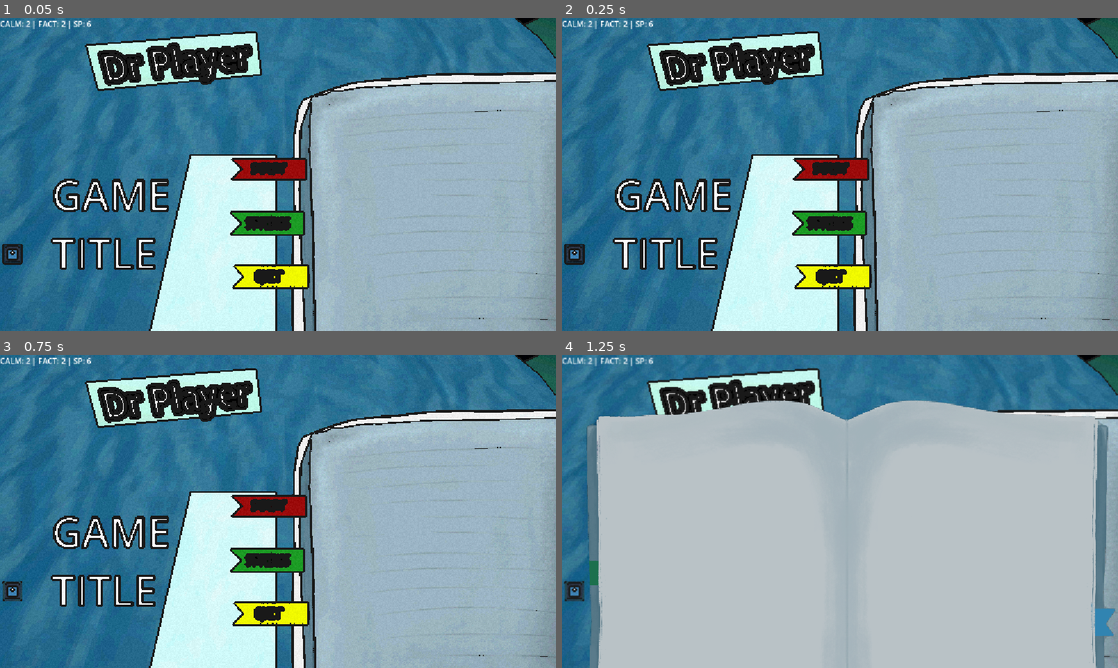
Above: before the commit, frames 1-4 (two rows, left to right).
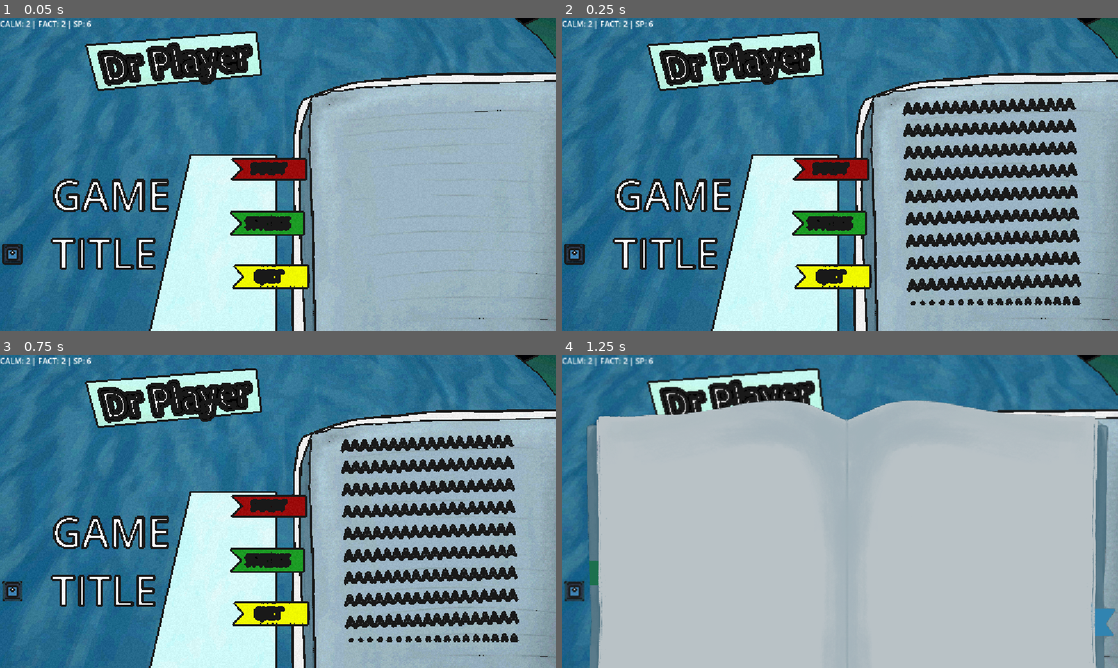
Above: after the commit, the same moments.

Repository: Blulow/octavuss_office
Game: Godot game, scene res://scenes/main_menu.tscn
Two runs of this game, one before a commit and one after it. Both use one fixed random seed, a clock stepped at 60 frames per second and the inputs below. The engine's default icon, where the game draws it, is replaced by a stand-in: a white triangle on a blue panel in a dark square.
Inputs (mouse positions are in pixels of both pictures, inside the frame that each line leads up to):
- Up to frame 1 (0.05 s): no input
- Up to frame 2 (0.25 s): no input
- Up to frame 3 (0.75 s): click (11, 589) at 0.5 s
- Up to frame 4 (1.25 s): no input

Frame 1 is identical in both runs. In frame 2, 8.7% of the frame differs, in the area x 61-94%, y 25-92%; in frame 3, 8.7%; in frame 4, nothing differs.

Commit message:
add: curved page text

Diff:
--- /dev/null
+++ b/assets/shader/curve_plane.gdshader
@@ -0,0 +1,16 @@
+shader_type spatial;
+
+uniform float curve_strength : hint_range(-1.0, 1.0) = 0.1;
+
+uniform sampler2D albedo_tex : source_color;
+uniform vec4 albedo_color : source_color = vec4(1.0);
+
+void vertex() {
+    VERTEX.y -= (VERTEX.x * VERTEX.x) * curve_strength;
+}
+
+void fragment() {
+	vec4 tex_color = texture(albedo_tex, UV);
+    ALBEDO = tex_color.rgb * albedo_color.rgb;
+    ALPHA = tex_color.a * albedo_color.a;
+}
--- /dev/null
+++ b/scenes/curved_page.tscn
@@ -0,0 +1,54 @@
+[gd_scene format=3 uid="uid://dfppk43mgk0cj"]
+
+[ext_resource type="Shader" uid="uid://bl1mycnmgx5di" path="res://assets/shader/curve_plane.gdshader" id="1_3v0ws"]
+[ext_resource type="Script" uid="uid://xlfi8x6u8udp" path="res://scripts/curved_page.gd" id="2_551yg"]
+
+[sub_resource type="PlaneMesh" id="PlaneMesh_u8ny3"]
+subdivide_width = 32
+subdivide_depth = 32
+
+[sub_resource type="ViewportTexture" id="ViewportTexture_uguvf"]
+viewport_path = NodePath("CurvedPage/SubViewport")
+
+[sub_resource type="ShaderMaterial" id="ShaderMaterial_drhbd"]
+resource_local_to_scene = true
+render_priority = 0
+shader = ExtResource("1_3v0ws")
+shader_parameter/curve_strength = 0.43900006835249994
+shader_parameter/albedo_tex = SubResource("ViewportTexture_uguvf")
+shader_parameter/albedo_color = Color(1, 1, 1, 1)
+
+[node name="Page" type="MeshInstance3D" unique_id=1650568177]
+mesh = SubResource("PlaneMesh_u8ny3")
+surface_material_override/0 = SubResource("ShaderMaterial_drhbd")
+script = ExtResource("2_551yg")
+text = "asdsdsadadsaasd
+asdsad
+sadsa
+dsadsad
+asdas
+dsad"
+
+[node name="CurvedPage" type="Node3D" parent="." unique_id=1949387181]
+
+[node name="Camera3D" type="Camera3D" parent="CurvedPage" unique_id=718914352]
+transform = Transform3D(1, 0, 0, 0, 0.36614603, 0.93055737, 0, -0.93055737, 0.36614603, 0, 0.8260863, 0.40006196)
+
+[node name="SubViewport" type="SubViewport" parent="CurvedPage" unique_id=1528000903]
+transparent_bg = true
+
+[node name="Label" type="Label" parent="CurvedPage/SubViewport" unique_id=1435993062]
+anchors_preset = 8
+anchor_left = 0.5
+anchor_top = 0.5
+anchor_right = 0.5
+anchor_bottom = 0.5
+offset_left = -68.0
+offset_top = -11.5
+offset_right = 68.0
+offset_bottom = 11.5
+grow_horizontal = 2
+grow_vertical = 2
+theme_override_font_sizes/font_size = 29
+text = "
+"
--- a/scenes/main_menu.tscn
+++ b/scenes/main_menu.tscn
@@ -12,8 +12,10 @@
 [ext_resource type="Texture2D" uid="uid://c6uedym22bktt" path="res://assets/images/page_3.PNG" id="10_j7ex8"]
 [ext_resource type="Texture2D" uid="uid://cf8mv0e3m0lhw" path="res://assets/images/page_2.PNG" id="11_a8gd2"]
 [ext_resource type="Script" uid="uid://e8qm7l8bibq6" path="res://scripts/ui/settings_panel.gd" id="12_7b55j"]
+[ext_resource type="PackedScene" uid="uid://dfppk43mgk0cj" path="res://scenes/curved_page.tscn" id="12_a8gd2"]
 [ext_resource type="PackedScene" uid="uid://db0cmrkkmfc16" path="res://scenes/game.tscn" id="12_flqon"]
 [ext_resource type="PackedScene" uid="uid://djtxrqeg6047t" path="res://scenes/settings menu.tscn" id="13_5pajh"]
+[ext_resource type="Shader" uid="uid://bl1mycnmgx5di" path="res://assets/shader/curve_plane.gdshader" id="13_hstxw"]
 [ext_resource type="PackedScene" uid="uid://d37warxbuyts5" path="res://scenes/world/world_objects.tscn" id="13_rcqid"]
 [ext_resource type="Shader" uid="uid://dhmu2l8b2f010" path="res://assets/shader/papercam2d.gdshader" id="17_j7ex8"]
 
@@ -74,6 +76,20 @@
 "name": &"open",
 "speed": 5.0
 }]
+
+[sub_resource type="ViewportTexture" id="ViewportTexture_u8ny3"]
+viewport_path = NodePath("UI/Book/SubViewport")
+
+[sub_resource type="ViewportTexture" id="ViewportTexture_a8gd2"]
+viewport_path = NodePath("CurvedPage/SubViewport")
+
+[sub_resource type="ShaderMaterial" id="ShaderMaterial_hstxw"]
+resource_local_to_scene = true
+render_priority = 0
+shader = ExtResource("13_hstxw")
+shader_parameter/curve_strength = 0.6420000779950001
+shader_parameter/albedo_tex = SubResource("ViewportTexture_a8gd2")
+shader_parameter/albedo_color = Color(1, 1, 1, 1)
 
 [sub_resource type="PlaneMesh" id="PlaneMesh_drhbd"]
 size = Vector2(18.87, 12.31)
@@ -276,9 +292,27 @@
 offset_bottom = 300.94116
 scale = Vector2(0.68, 0.68)
 mouse_filter = 2
-texture = ExtResource("9_5pajh")
+texture = ExtResource("11_a8gd2")
 sprite_frames = SubResource("SpriteFrames_u8ny3")
 playing = false
+
+[node name="CurvedPageText" type="TextureRect" parent="UI/Book" unique_id=1499846475]
+layout_mode = 0
+offset_left = 45.0
+offset_top = -180.0
+offset_right = 557.0
+offset_bottom = 332.0
+texture = SubResource("ViewportTexture_u8ny3")
+
+[node name="SubViewport" type="SubViewport" parent="UI/Book" unique_id=1681019446]
+own_world_3d = true
+transparent_bg = true
+
+[node name="Page" parent="UI/Book/SubViewport" unique_id=1650568177 instance=ExtResource("12_a8gd2")]
+surface_material_override/0 = SubResource("ShaderMaterial_hstxw")
+camera_pos = Vector3(-1.02, 1, -0.015)
+camera_rot = Vector3(-1.555, 0, -0.01)
+font_size = 23
 
 [node name="Title" type="Label" parent="UI" unique_id=599290273]
 offset_left = 107.0
--- /dev/null
+++ b/scripts/curved_page.gd
@@ -0,0 +1,26 @@
+@tool
+extends MeshInstance3D
+
+@export var camera_pos: Vector3:
+	set(value):
+		camera_pos = value
+		$CurvedPage/Camera3D.position = value
+
+@export var camera_rot: Vector3:
+	set(value):
+		camera_rot = value
+		$CurvedPage/Camera3D.rotation = value
+
+@export var font_size: int:
+	set(value):
+		font_size = value
+		$CurvedPage/SubViewport/Label.add_theme_font_size_override("font_size", value)
+
+@export_multiline() var text: String:
+	set(value):
+		text = value
+		if is_inside_tree() and has_node("CurvedPage/SubViewport/Label"):
+			$CurvedPage/SubViewport/Label.text = value
+
+func _ready() -> void:
+	$CurvedPage/SubViewport/Label.text = text
--- a/scripts/mainmenu.gd
+++ b/scripts/mainmenu.gd
@@ -15,12 +15,68 @@
 @onready var settings: Strip2D = $UI/Book/Strips/TextureRect2/Strip2
 @onready var quit_game: Strip2D = $UI/Book/Strips/TextureRect3/Strip3
 @onready var book_sprite: AnimatedTextureRect = $UI/Book/AnimatedTextureRect
+var hovering: bool = false
 
 @onready var dialogues: Node3D = $Game
 
+@export_multiline var opening_text: String = """
+AAAAAAAAAAAAAAAAAA
+AAAAAAAAAAAAAAAAAA
+AAAAAAAAAAAAAAAAAA
+AAAAAAAAAAAAAAAAAA
+AAAAAAAAAAAAAAAAAA
+AAAAAAAAAAAAAAAAAA
+AAAAAAAAAAAAAAAAAA
+AAAAAAAAAAAAAAAAAA
+AAAAAAAAAAAAAAAAAA
+AAAAAAAAAAAAAAAAAA
+"""
+@onready var page_text: Node3D = $UI/Book/SubViewport/Page
+
+@onready var page_states: Array = [
+	{
+		"pos": Vector3(0.02, 1.0, -0.145),
+		"rot": Vector3(-1.565, 0.0, -0.03),
+		"curve": 0.0
+	},
+	{
+		"pos": Vector3(-0.31, 0.9, 0.1),
+		"rot": Vector3(-1.46, 0.0, -0.055),
+		"curve": 0.1
+	},
+	{
+		"pos": Vector3(-0.8, 0.8, 0.0),
+		"rot": Vector3(-1.555, 0.0, -0.01),
+		"curve": 0.3
+	},
+	{
+		"pos": Vector3(-3.0, 0.4, 0.2),
+		"rot": Vector3(-1.575, 0.0, -0.01),
+		"curve": 0.642
+	}
+]
+
+# 0
+# pos: (0.02, 1.0, -0.145)
+# rot: (1.565, 0.0, -0.03)
+# curve: 0.0
+# 1
+# pos: (-0.31, 0.9, 0.1)
+# rot: (-1.46, 0.0, -0.055)
+# curve: 0.1
+# 2
+# pos: (-0.8, 0.8, 0.0)
+# rot: (-1.555, 0.0, -0.01)
+# curve: 0.3
+# 3
+# pos: (-3.0, 0.4, 0.2)
+# rot: (-1.575, 0.0, -0.01)
+# curve: 0.642
+
+var page_timer: float = 0.0
+var page_interval: float = 1/10
+
 func _ready() -> void:
-
-
 	start_game.onclick.connect(_on_start_game_onclick)
 	#settings.onclick.connect(_on_settings_onclick)
 	quit_game.onclick.connect(_on_quit_game_onclick)
@@ -36,10 +92,18 @@
 	trans_cam.global_rotation = start_cam.global_rotation
 
 	book_sprite.visible = false
+
+	page_text.set_deferred("text", opening_text)
+	page_text.set_deferred("camera_pos", page_states[0].pos)
+	page_text.set_deferred("camera_rot", page_states[0].rot)
+	page_text.set_deferred("font_size", 23)
+	page_text.get_surface_override_material(0).call_deferred("set_shader_parameter", "curve_strength", page_states[0].curve)
+
 	if PlayerData.game_started:
 		print("A")
 		await get_tree().process_frame
 		_on_start_game_onclick()
+
 
 func _on_start_game_onclick():
 	#name_stand.visible = false
@@ -63,7 +127,31 @@
 	tween.tween_property(book, "global_position:y", book.global_position.y + 1000, 0.3)
 	tween.tween_property(title, "global_position:y", title.global_position.y + 1000, 0.3)
 
+func _process(delta: float) -> void:
+	if not book.visible: return
+
+	var is_open = book_sprite.animation == "open"
+
+	if not book_sprite.visible:
+		if not hovering:
+			page_text.camera_pos = page_states[0].pos
+			page_text.camera_rot = page_states[0].rot
+			page_text.get_surface_override_material(0).set_shader_parameter("curve_strength", page_states[0].curve)
+	elif book_sprite.frame == 0:
+		page_text.camera_pos = page_states[1 if is_open else 3].pos
+		page_text.camera_rot = page_states[1 if is_open else 3].rot
+		page_text.get_surface_override_material(0).set_shader_parameter("curve_strength", page_states[1 if is_open else 3].curve)
+	elif book_sprite.frame == 1:
+		page_text.camera_pos = page_states[2].pos
+		page_text.camera_rot = page_states[2].rot
+		page_text.get_surface_override_material(0).set_shader_parameter("curve_strength", page_states[2].curve)
+	elif book_sprite.frame == 2:
+		page_text.camera_pos = page_states[3 if is_open else 1].pos
+		page_text.camera_rot = page_states[3 if is_open else 1].rot
+		page_text.get_surface_override_material(0).set_shader_parameter("curve_strength", page_states[3 if is_open else 1].curve)
+
 func _on_start_game_onhover():
+	hovering = true
 	if book_sprite.animation == "open" and book_sprite.playing:
 		return
 	book_sprite.animation = "open"
@@ -74,6 +162,7 @@
 	book_sprite.visible = false
 
 func _on_settings_onhover():
+	hovering = true
 	if book_sprite.animation == "open" and book_sprite.playing:
 		return
 	book_sprite.animation = "open"
@@ -84,6 +173,7 @@
 	book_sprite.visible = false
 
 func _on_quit_game_onhover():
+	hovering = true
 	if book_sprite.animation == "open" and book_sprite.playing:
 		return
 	book_sprite.animation = "open"
@@ -94,6 +184,7 @@
 	book_sprite.visible = false
 
 func _on_start_game_onexit():
+	hovering = false
 	if book_sprite.animation == "close" and book_sprite.playing:
 		return
 	book_sprite.animation = "close"
@@ -104,6 +195,7 @@
 	book_sprite.visible = false
 
 func _on_settings_onexit():
+	hovering = false
 	if book_sprite.animation == "close" and book_sprite.playing:
 		return
 	book_sprite.animation = "close"
@@ -114,6 +206,7 @@
 	book_sprite.visible = false
 
 func _on_quit_game_onexit():
+	hovering = false
 	if book_sprite.animation == "close" and book_sprite.playing:
 		return
 	book_sprite.animation = "close"
Not shown, added: assets/shader/curve_plane.gdshader.uid
Not shown, added: scripts/curved_page.gd.uid
